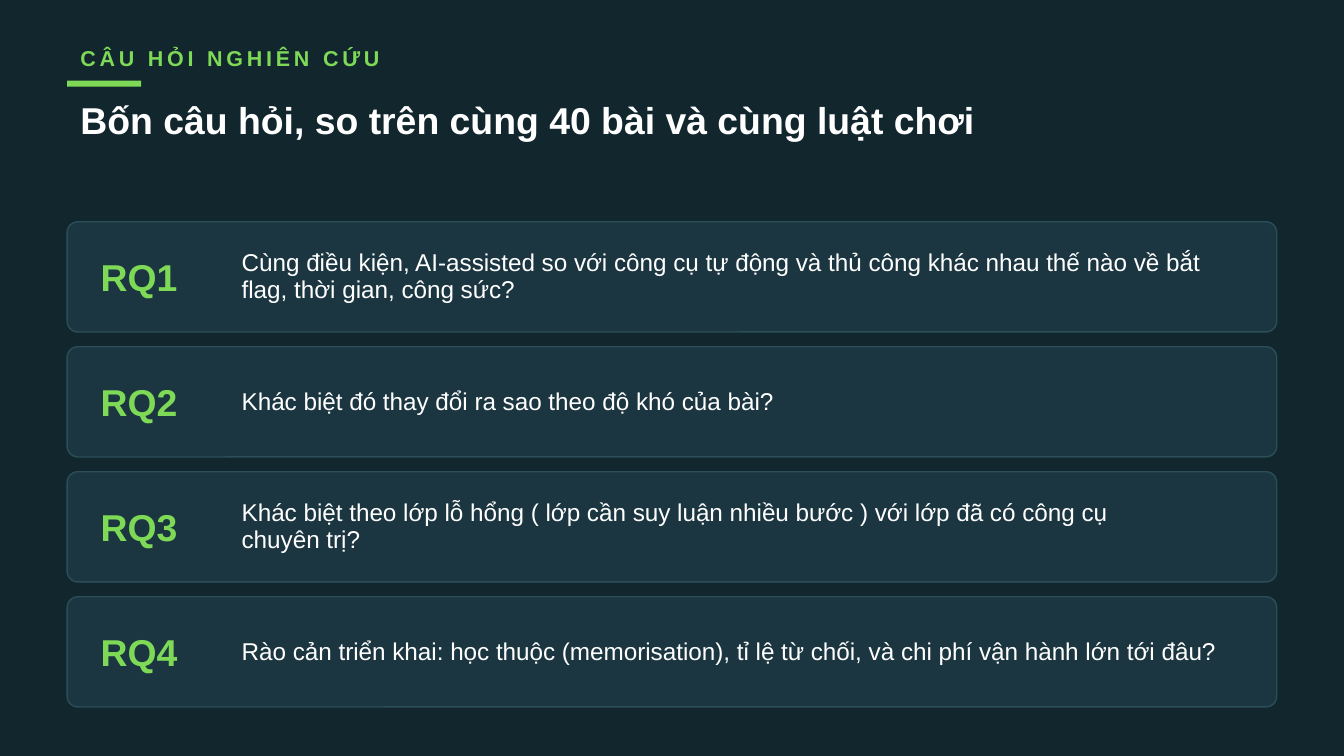
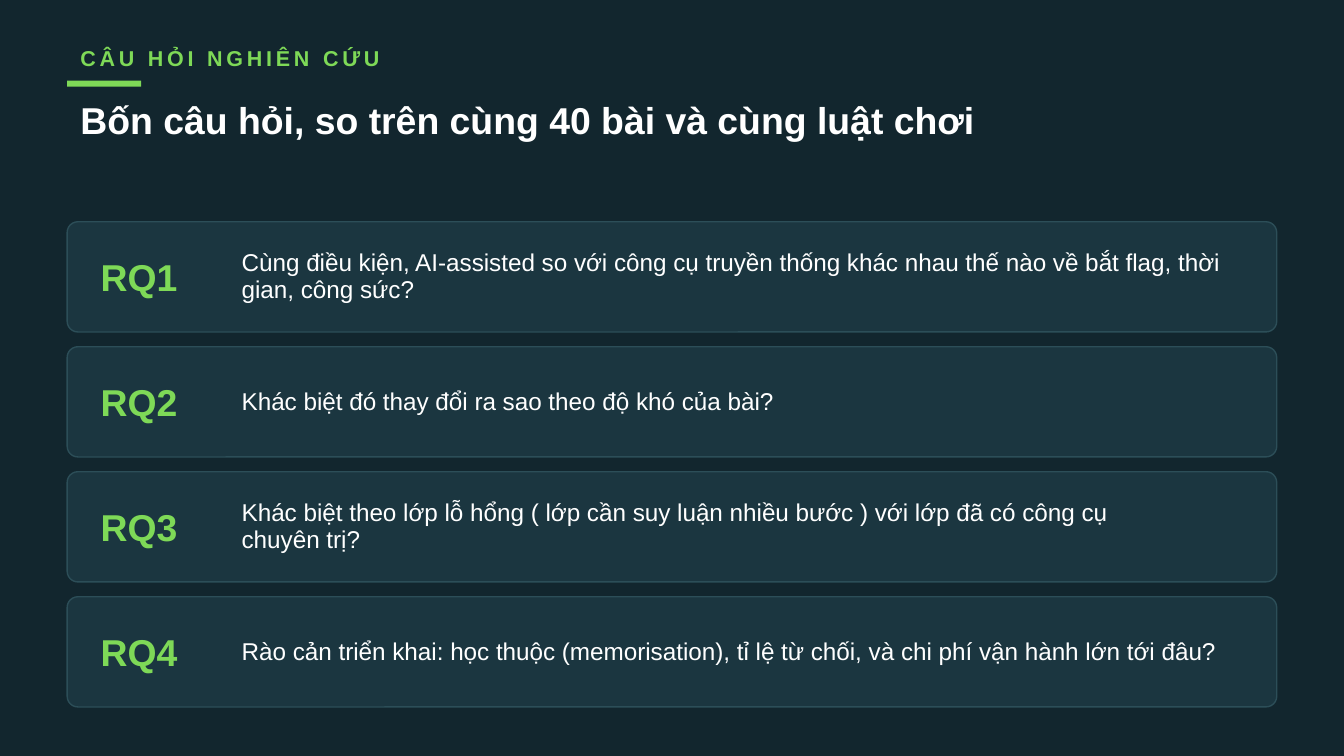
Before and after one commit to VuNguyenBinh/KLTN-FA26, a slide deck: slide 3 of Slide/KTLN_slide.pptx. Drawn at 1344x756 pixels with LibreOffice and Linux fonts; fonts in the diff are those of the drawing. Boxes give left, top, right and bottom in pixels: in the first picture for what was removed or moved away, otherwise in the second. Text is boxed around its words. In the diff, an @@ line names an element or a change of style, - is before the commit and + after.

```diff
--- a/Slide/KTLN_slide.pptx
+++ b/Slide/KTLN_slide.pptx
@@ text at <box>242,251,1219,303</box>: text changed @@
-Cùng điều kiện, AI-assisted so với công cụ tự động và thủ công khác nhau thế nào về bắt flag, thời gian, công sức?
+Cùng điều kiện, AI-assisted so với công cụ truyền thống khác nhau thế nào về bắt flag, thời gian, công sức?
```
Also in this commit, not shown: 15 other slides changed, 1 slide added.
